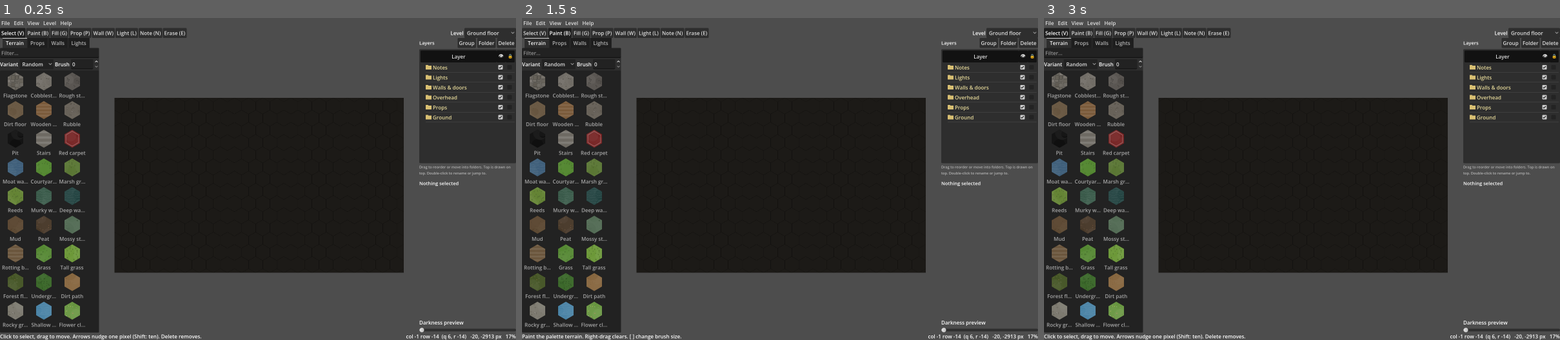
Above: before the commit, frames 1-3 (left to right).
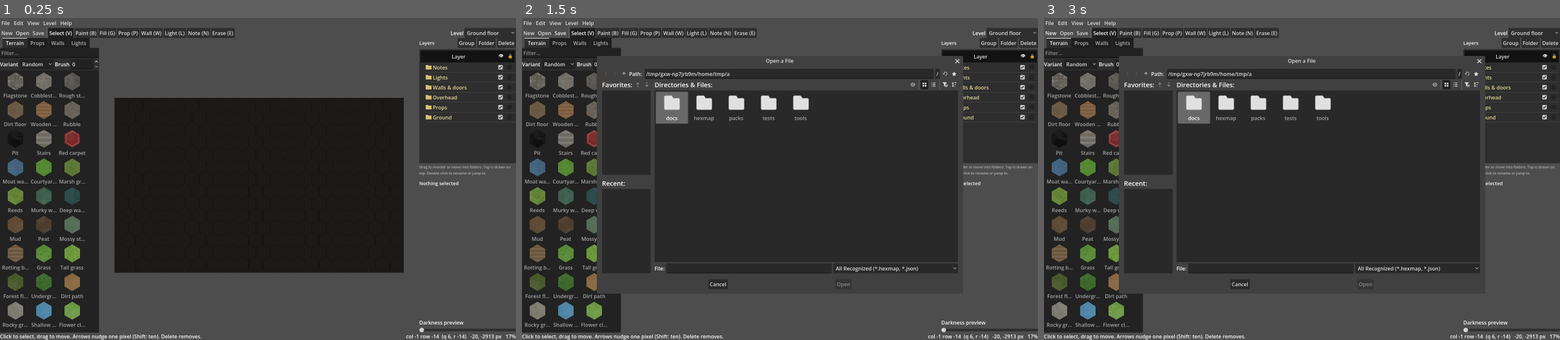
Above: after the commit, the same moments.

Repository: Silvergrove-Studios/silvergrove_vtt
Game: Godot game, scene res://hexmap/main.tscn
Two runs of this game, one before a commit and one after it. Both use one fixed random seed, a clock stepped at 60 frames per second and the inputs below.
Inputs (mouse positions are in pixels of both pictures, inside the frame that each line leads up to):
- Up to frame 1 (0.25 s): no input
- Up to frame 2 (1.5 s): click (542, 34) at 0.5 s, where only the run after the commit has a clickable "Open"; click (558, 34) at 1.25 s, where only the run after the commit has a clickable "Save"
- Up to frame 3 (3 s): click "Group" at 2 s; click (1049, 34) at 2.75 s, where only the run after the commit has a clickable "New"

The runs differ from the first frame. In frame 1, 0.8% of the frame differs, in the area x 0-46%, y 3-7%; in frame 2, 13%, in the area x 0-86%, y 3-100%; in frame 3, 13%.

Commit message:
In-window menus, file buttons, and no more runtime error spam
- MenuBar no longer moves into the macOS global menu; New/Open/Save also
  sit on the toolbar.
- Layers panel rebuilds are coalesced and deferred, so toggling a checkbox
  or renaming no longer rebuilds the Tree from inside its own signal.
- Light meshes are double-buffered per layer so the renderer never sees a
  freed mesh.
- Static resources replaced with instance ones and reference cycles broken
  on exit: clean shutdown with no 'leaked' reports.

Co-Authored-By: Claude Opus 5 (1M context) <noreply@anthropic.com>

Diff:
--- a/hexmap/editor/layers_panel.gd
+++ b/hexmap/editor/layers_panel.gd
@@ -96,7 +96,7 @@
 	hint.autowrap_mode = TextServer.AUTOWRAP_WORD_SMART
 	add_child(hint)
 	ctx.selection_changed.connect(_sync_selection)
-	ctx.level_changed.connect(rebuild)
+	ctx.level_changed.connect(request_rebuild)
 
 
 func _button(text: String, tip: String, fn: Callable) -> Button:
@@ -108,16 +108,29 @@
 	return b
 
 
+var _rebuild_pending := false
+
 func bind_map() -> void:
 	ctx.map.changed.connect(func(what: String) -> void:
 		if what in ["tree", "props", "walls", "lights", "notes", "levels"]:
-			rebuild())
+			request_rebuild())
 	rebuild()
 
 
+## Rebuilding a Tree from inside one of its own signals (a checkbox toggle,
+## a rename) is not allowed, and one edit often fires several changes, so
+## rebuilds are coalesced and run after the current frame's input.
+func request_rebuild() -> void:
+	if _rebuild_pending:
+		return
+	_rebuild_pending = true
+	rebuild.call_deferred()
+
+
 # --------------------------------------------------------------------- build --
 
 func rebuild() -> void:
+	_rebuild_pending = false
 	if ctx.map == null:
 		return
 	_syncing = true
@@ -193,7 +206,7 @@
 	return key
 
 
-static var _folder_tex: Texture2D
+var _folder_tex: Texture2D
 func _folder_icon() -> Texture2D:
 	if _folder_tex == null:
 		var img := Image.create(18, 14, false, Image.FORMAT_RGBA8)
@@ -341,8 +354,16 @@
 			parent = anc[-1] if not anc.is_empty() else ""
 			index = LayerTree.locate(ctx.level().tree, keys[0])[1] + 1
 	var f := ctx.commands.tree_add_folder(ctx.level_index, "New folder", parent, index)
-	rebuild.call_deferred()
-	_edit_name.call_deferred(f.id)
+	_after_rebuild(func() -> void: _edit_name(f.id))
+
+
+## Run something once the pending rebuild has happened.
+func _after_rebuild(fn: Callable) -> void:
+	request_rebuild()
+	(func() -> void:
+		if _rebuild_pending:
+			rebuild()
+		fn.call()).call_deferred()
 
 
 func _edit_name(key: String) -> void:
@@ -364,8 +385,7 @@
 	var f := ctx.commands.tree_add_folder(ctx.level_index, "Group", parent, index)
 	ctx.commands.tree_move_many(ctx.level_index, keys, f.id, -1)
 	ctx.history.end_group("Group layers")
-	rebuild.call_deferred()
-	_edit_name.call_deferred(f.id)
+	_after_rebuild(func() -> void: _edit_name(f.id))
 
 
 func _delete_selected() -> void:
--- a/hexmap/main.gd
+++ b/hexmap/main.gd
@@ -152,6 +152,9 @@
 func _build_menus() -> MenuBar:
 	var bar := MenuBar.new()
 	bar.flat = true
+	# Keep the menus in the window. On macOS Godot would otherwise move them
+	# into the system menu bar, where nobody looks for a tool's File menu.
+	bar.prefer_global_menu = false
 	var file := PopupMenu.new()
 	file.name = "File"
 	_item(file, "New…", M_NEW, KEY_N, true)
@@ -246,6 +249,15 @@
 func _build_toolbar() -> HBoxContainer:
 	var bar := HBoxContainer.new()
 	bar.add_theme_constant_override("separation", 2)
+	for entry in [["New", M_NEW, "New map (Ctrl/Cmd+N)"], ["Open", M_OPEN, "Open a map (Ctrl/Cmd+O)"], ["Save", M_SAVE, "Save (Ctrl/Cmd+S)"]]:
+		var fb := Button.new()
+		fb.text = entry[0]
+		fb.tooltip_text = entry[2]
+		fb.flat = true
+		fb.focus_mode = Control.FOCUS_NONE
+		fb.pressed.connect(_on_menu.bind(entry[1]))
+		bar.add_child(fb)
+	bar.add_child(VSeparator.new())
 	var group := ButtonGroup.new()
 	for t in EditorTools.all_tools():
 		var b := Button.new()
@@ -637,6 +649,18 @@
 		_request_quit()
 
 
+## Break the reference cycles (history commands capture the Commands object,
+## tools hold the context) so nothing is reported leaked at exit.
+func _exit_tree() -> void:
+	_autosave.stop()
+	if ctx.history != null:
+		ctx.history.clear()
+	if view != null:
+		view.set_tool(null)
+	ctx.commands = null
+	ctx.canvas = null
+
+
 # ==================================================================== exports ==
 
 func _export_png_dialog() -> void:
--- a/hexmap/render/map_canvas.gd
+++ b/hexmap/render/map_canvas.gd
@@ -35,7 +35,7 @@
 ## Tools draw selection boxes and previews here.
 var overlay := DrawLayer.new()
 
-static var _radial: GradientTexture2D
+var _radial: GradientTexture2D
 
 ## Per-refresh derived state from the layer tree.
 var _order: Dictionary = {}       # ref -> draw index
@@ -44,14 +44,18 @@
 var _segments: Array = []         # light-blocking wall segments (hex units)
 var _poly_cache: Dictionary = {}  # light key -> PackedVector2Array
 var _segments_key := ""
-## Meshes handed to draw_mesh must outlive the frame; these hold them until
-## the layer that drew them redraws.
-var _mesh_keep: Dictionary = {}   # layer instance id -> Array[ArrayMesh]
+## Meshes handed to draw_mesh must stay alive until the renderer has consumed
+## the draw list that references them. Each layer keeps the meshes from its
+## current and previous draw; older ones are released when it draws again.
+var _mesh_keep: Dictionary = {}   # layer instance id -> {"cur": [], "prev": []}
 
 
 class DrawLayer extends Node2D:
 	var fn: Callable
+	var canvas: MapCanvas
 	func _draw() -> void:
+		if canvas != null:
+			canvas._begin_layer_draw(self)
 		if fn.is_valid():
 			fn.call(self)
 
@@ -70,6 +74,7 @@
 	add.blend_mode = CanvasItemMaterial.BLEND_MODE_ADD
 	_lights.material = add
 	for l in [_terrain, _props, _dark, _lights, _grid, _walls, _notes, overlay]:
+		l.canvas = self
 		add_child(l)
 	if _radial == null:
 		_radial = GradientTexture2D.new()
@@ -267,7 +272,6 @@
 		return
 	if _order.is_empty():
 		_rebuild_state()
-	_mesh_keep[c.get_instance_id()] = []
 	for l in level().get("lights", []):
 		if not is_shown("lights", l):
 			continue
@@ -315,13 +319,22 @@
 	arrays[Mesh.ARRAY_VERTEX] = f.vertices
 	arrays[Mesh.ARRAY_TEX_UV] = f.uvs
 	mesh.add_surface_from_arrays(Mesh.PRIMITIVE_TRIANGLES, arrays)
-	if not _mesh_keep.has(c.get_instance_id()):
-		_mesh_keep[c.get_instance_id()] = []
-	var keep: Array = _mesh_keep[c.get_instance_id()]
-	if c == overlay and keep.size() > 8:
-		keep.clear()   # the overlay redraws constantly; keep only the recent ones
-	keep.append(mesh)
+	_begin_layer_draw(c, false)
+	(_mesh_keep[c.get_instance_id()].cur as Array).append(mesh)
 	c.draw_mesh(mesh, _radial, Transform2D.IDENTITY, color)
+
+
+## Called at the start of every layer draw: the meshes of the draw before
+## last are no longer referenced by any draw list and can go.
+func _begin_layer_draw(c: Node2D, rotate := true) -> void:
+	var id := c.get_instance_id()
+	if not _mesh_keep.has(id):
+		_mesh_keep[id] = {"cur": [], "prev": []}
+		return
+	if rotate:
+		var k: Dictionary = _mesh_keep[id]
+		k.prev = k.cur
+		k.cur = []
 
 
 ## Darkness preview: a tinted sheet with lights punched out. Cheap and
